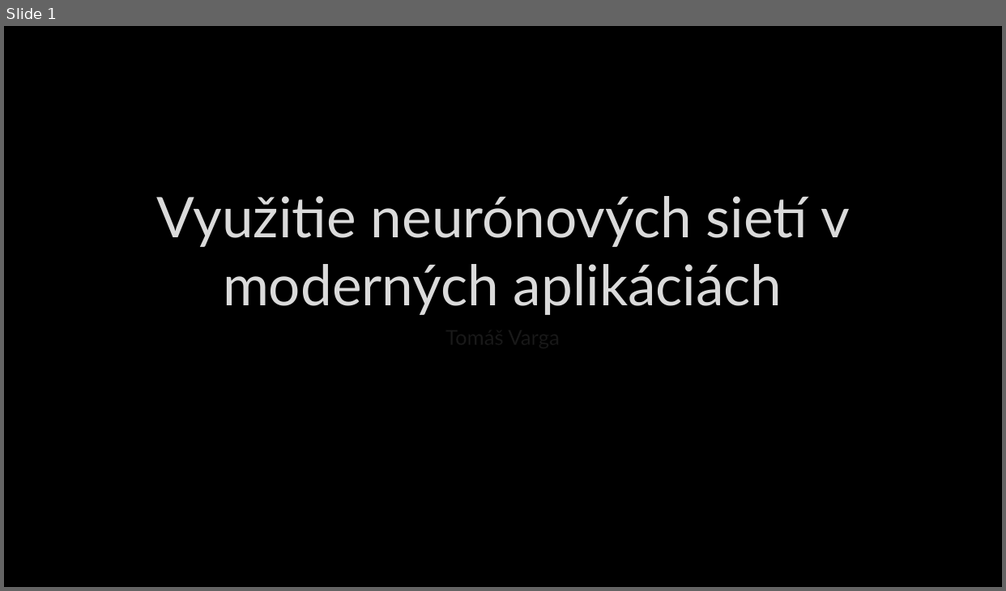
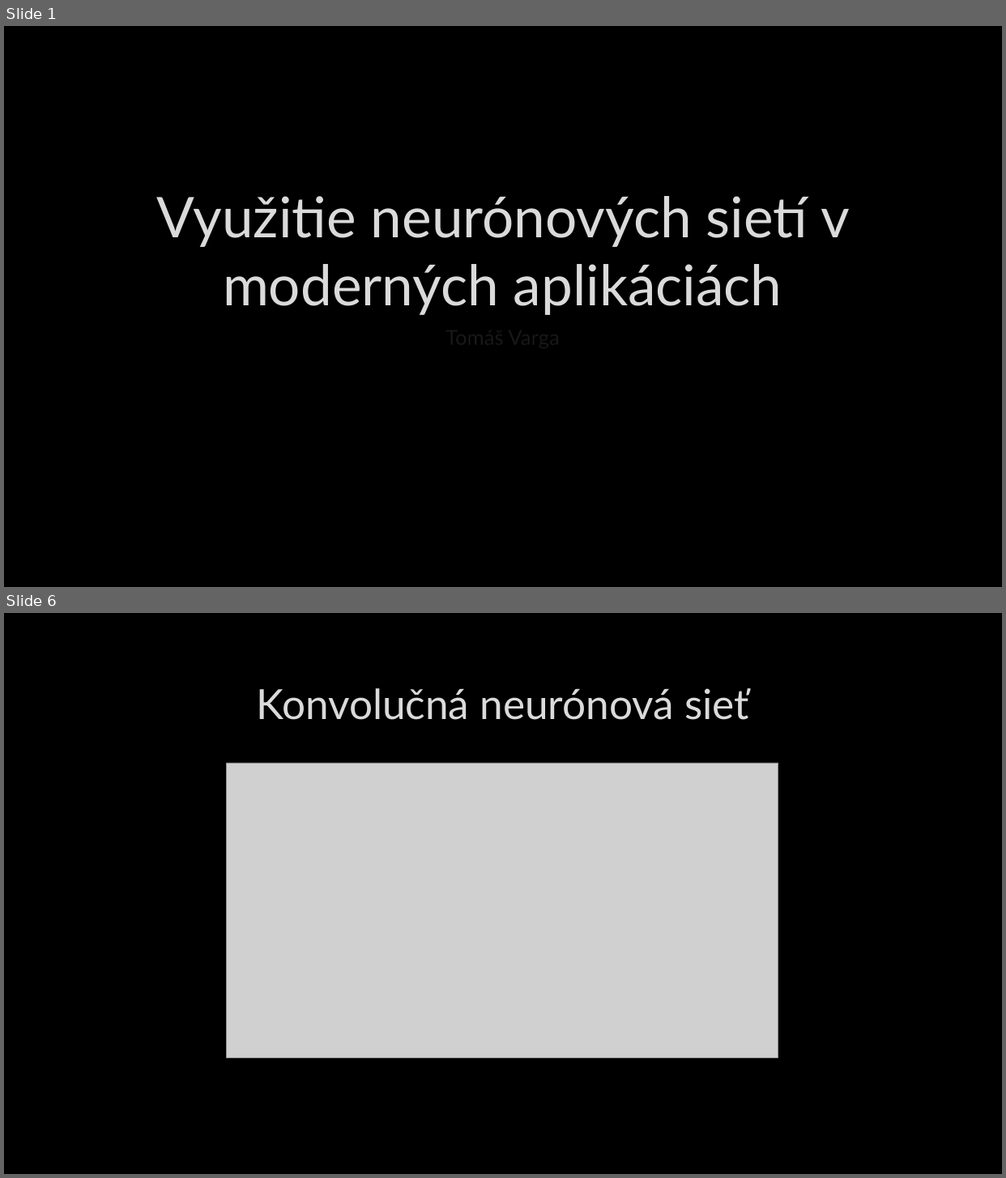
Before and after one commit to NinaKonecna/Archiv, a slide deck: SOČ/Prezentácia/SOČ-prezentacia-TV.pptx. Shown one above the other, each under a label of ours: slide 1 before the commit, slides 1 and 6 after it; the slides between them are not shown. The pictures are 1006x591 and 1006x1178 pixels, drawn with LibreOffice and Linux fonts; fonts in the diff are those of the drawing; grey boxes stand for pictures; background and template pictures are left out. Boxes give left, top, right and bottom in pixels: in the first picture for what was removed or moved away, otherwise in the second. Text is boxed around its words. In the diff, an @@ line names an element or a change of style, - is before the commit and + after.

```diff
--- a/SOČ/Prezentácia/SOČ-prezentacia-TV.pptx
+++ b/SOČ/Prezentácia/SOČ-prezentacia-TV.pptx
@@ slide 6 added at [4, 613, 1002, 1174], background picture (left out) @@
@@ title added at [256, 688, 749, 720], 40 pt, text #DADADA @@
+Konvolučná neurónová sieť
@@ picture added at [226, 763, 778, 1058] @@
```
Also in this commit, not shown: 2 slides changed, 9 other slides added, 3 slides removed, 2 other files.
